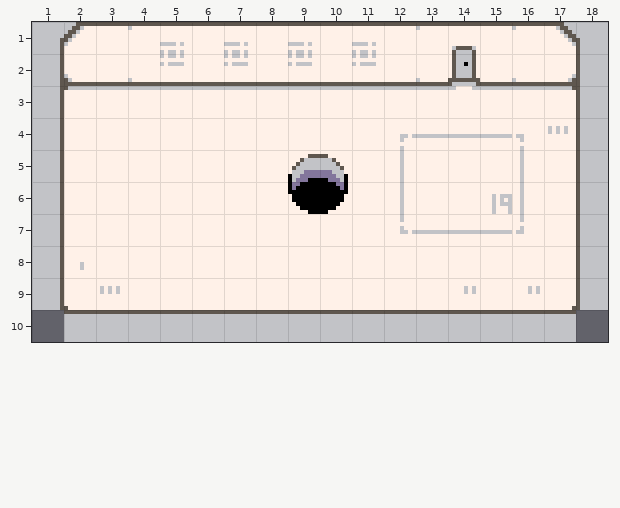
Tiled map -- assets/tiled/map.tmx. That is the earlier state.
Cells are 8x8 px. Shown: x 1..18, y 1..10.
After:
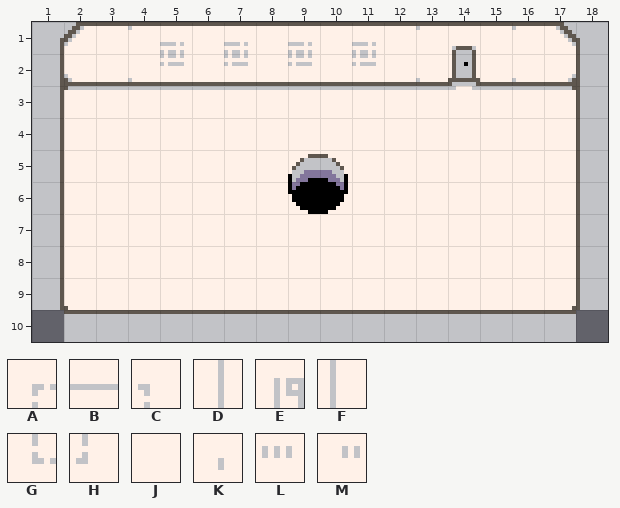
Key: from "tileset": A 8, B 9, C 10, D 24, E 25, F 26, G 40, H 42, J 66, K 96, L 112, M 128.
_ is an empty cell.
The edit:
Layer "Tile Layer 1":
y 4: x 12..17 ABBBCL -> JJJJJJ
y 5: x 12 D -> J; x 16 F -> J
y 6: x 12 D -> J; x 15..16 EF -> JJ
y 7: x 12..16 GBBBH -> JJJJJ
y 8: x 2 K -> J
y 9: x 3 L -> J; x 14 M -> J; x 16 M -> J
Where, in picture pixels (left, top, right, bottom), the same in both pictures:
changed: (400, 126, 568, 234)
changed: (80, 262, 120, 294)
changed: (464, 286, 476, 294)
changed: (528, 286, 540, 294)
